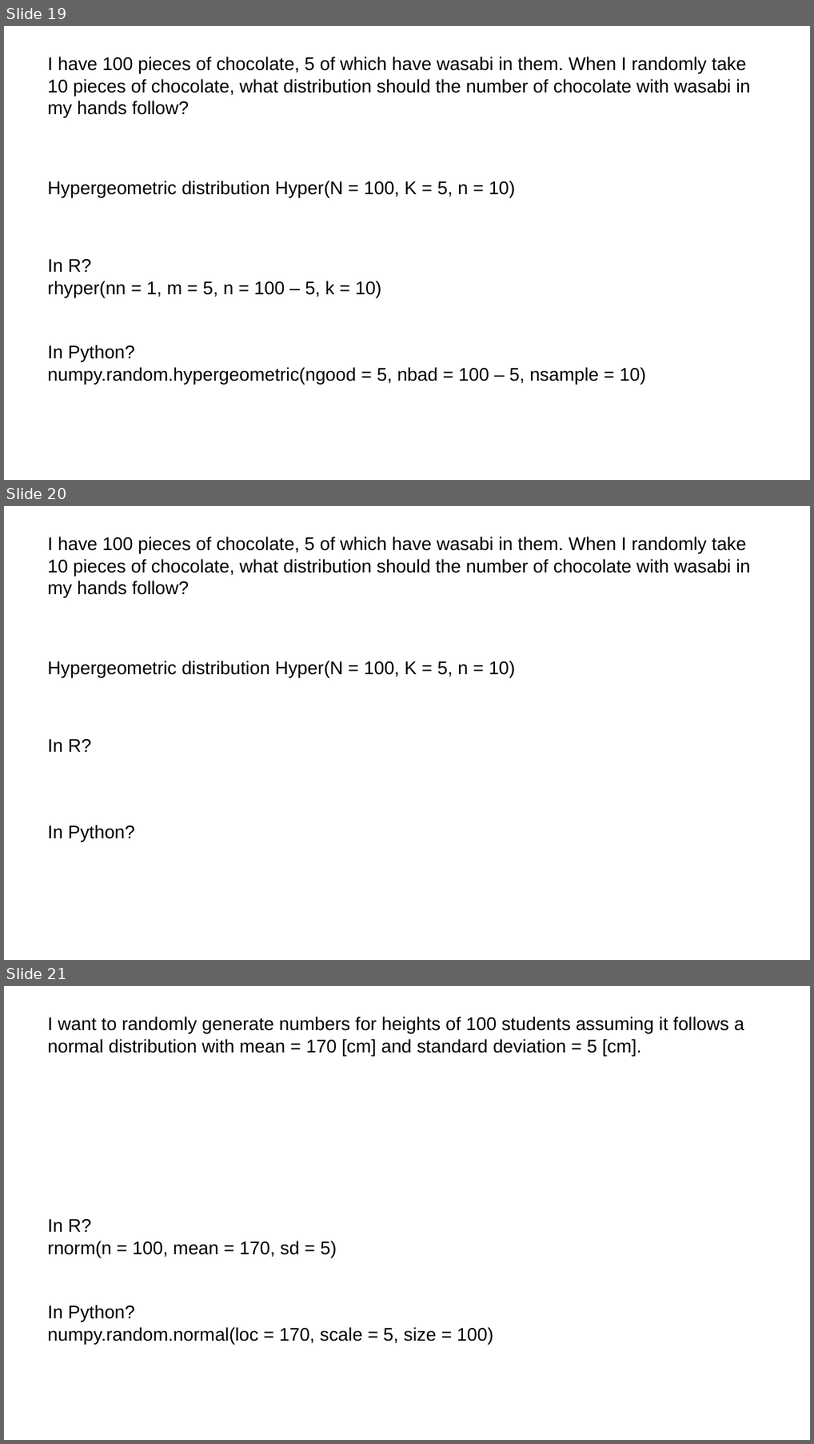
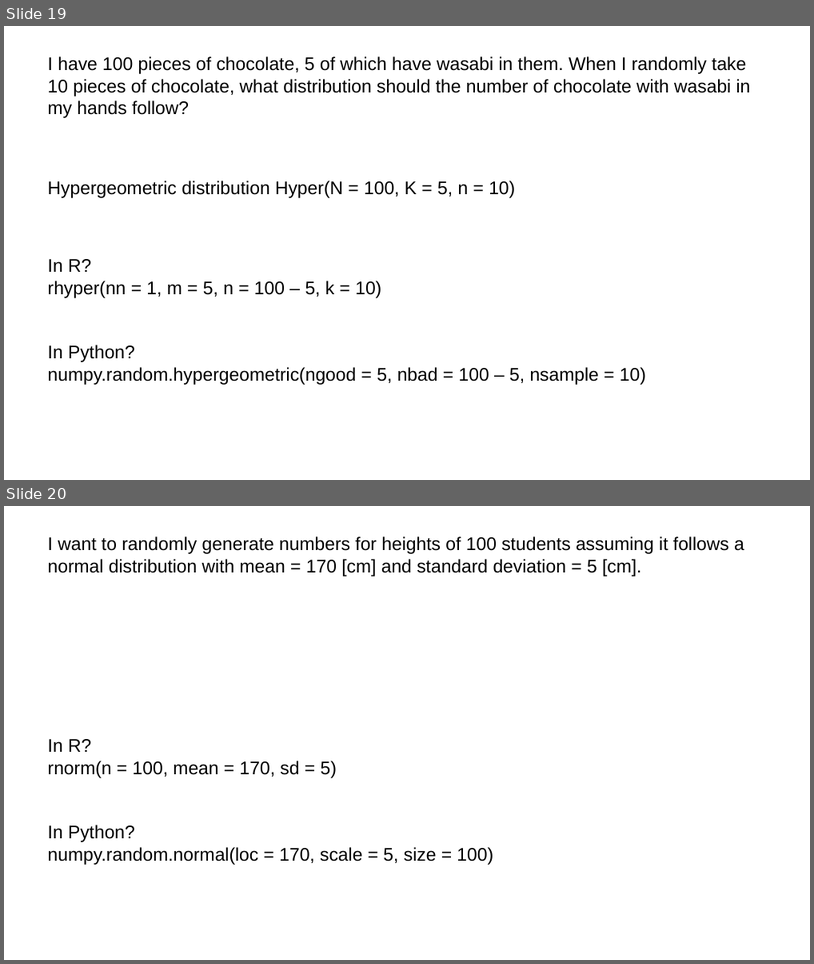
Before and after one commit to AlecJacobsen/Simulation_for_Biologists, a slide deck: distributions/slides/slides.odp. Shown one above the other, each under a label of ours: slides 19, 20 and 21 before the commit, slides 19 and 20 after it. The pictures are 814x1444 and 814x964 pixels, drawn with LibreOffice and Linux fonts; fonts in the diff are those of the drawing. Boxes give left, top, right and bottom in pixels: in the first picture for what was removed or moved away, otherwise in the second. Text is boxed around its words. In the diff, an @@ line names an element or a change of style, - is before the commit and + after.

```diff
--- a/distributions/slides/slides.odp
+++ b/distributions/slides/slides.odp
@@ slide 20 removed at (4,506,810,960), background #FFFFFF @@
@@ text removed at (48,536,751,598) @@
-I have 100 pieces of chocolate, 5 of which have wasabi in them. When I randomly take 10 pieces of chocolate, what distribution should the number of chocolate with wasabi in my hands follow?
@@ text removed at (48,660,515,678) @@
-Hypergeometric distribution Hyper(N = 100, K = 5, n = 10)
@@ text removed at (48,739,91,752) @@
-In R?
@@ text removed at (48,824,135,842) @@
-In Python?
@@ what was slide 21 is now slide 20 @@
```
Also in this commit, not shown: 3 slides changed, 3 other files.
